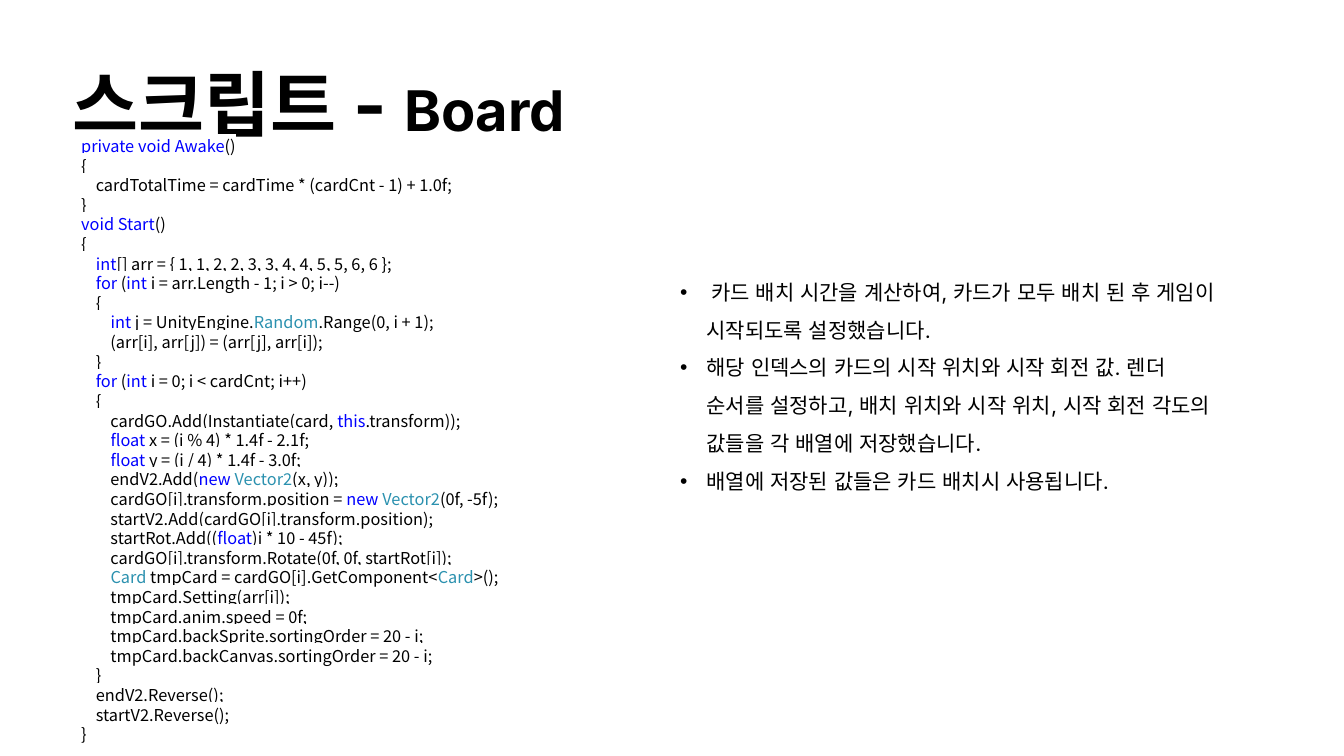
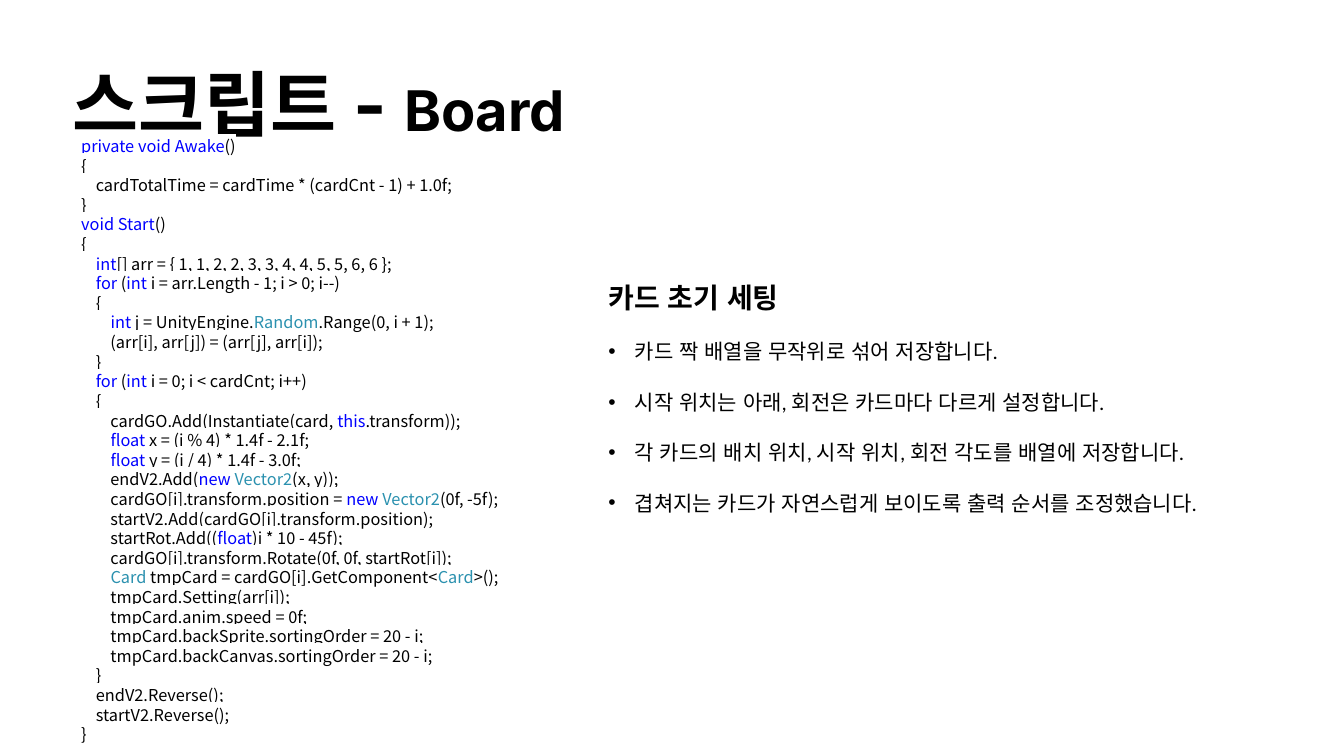
Before and after one commit to gyro1515/TeamProject_FindRtan, a slide deck: slide 10 of tzjqc37h0bnimw7.pptx. Drawn at 1344x756 pixels with LibreOffice and Linux fonts; fonts in the diff are those of the drawing; background and template pictures are left out. Boxes give left, top, right and bottom in pixels: in the first picture for what was removed or moved away, otherwise in the second. Text is boxed around its words. In the diff, an @@ line names an element or a change of style, - is before the commit and + after.

```diff
--- a/tzjqc37h0bnimw7.pptx
+++ b/tzjqc37h0bnimw7.pptx
@@ text added at [608,284,1197,513], 18 pt, text #000000 @@
+카드 초기 세팅
+• 카드 짝 배열을 무작위로 섞어 저장합니다.
+• 시작 위치는 아래, 회전은 카드마다 다르게 설정합니다.
+• 각 카드의 배치 위치, 시작 위치, 회전 각도를 배열에 저장합니다.
+• 겹쳐지는 카드가 자연스럽게 보이도록 출력 순서를 조정했습니다.
@@ text removed at [706,282,1215,491] @@
-• 카드 배치 시간을 계산하여, 카드가 모두 배치 된 후 게임이 시작되도록 설정했습니다.
-• 해당 인덱스의 카드의 시작 위치와 시작 회전 값. 렌더 순서를 설정하고, 배치 위치와 시작 위치, 시작 회전 각도의 값들을 각 배열에 저장했습니다.
-• 배열에 저장된 값들은 카드 배치시 사용됩니다.
```
Also in this commit, not shown: 2 other slides changed, 1 other file.
